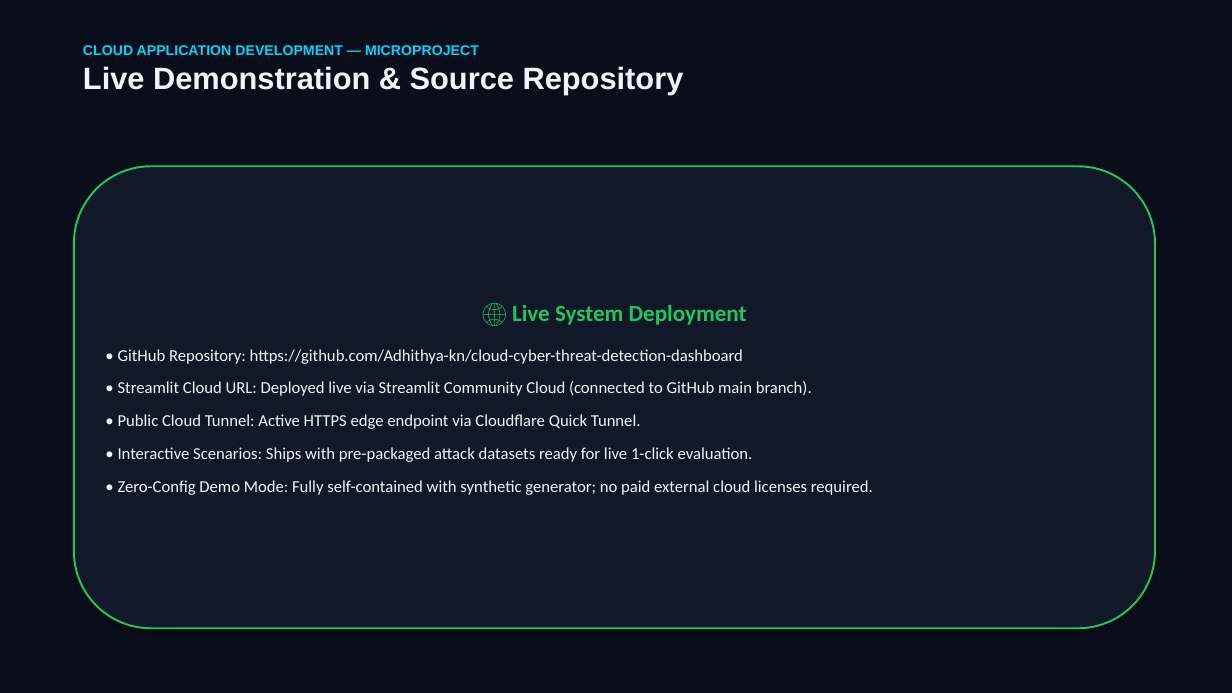
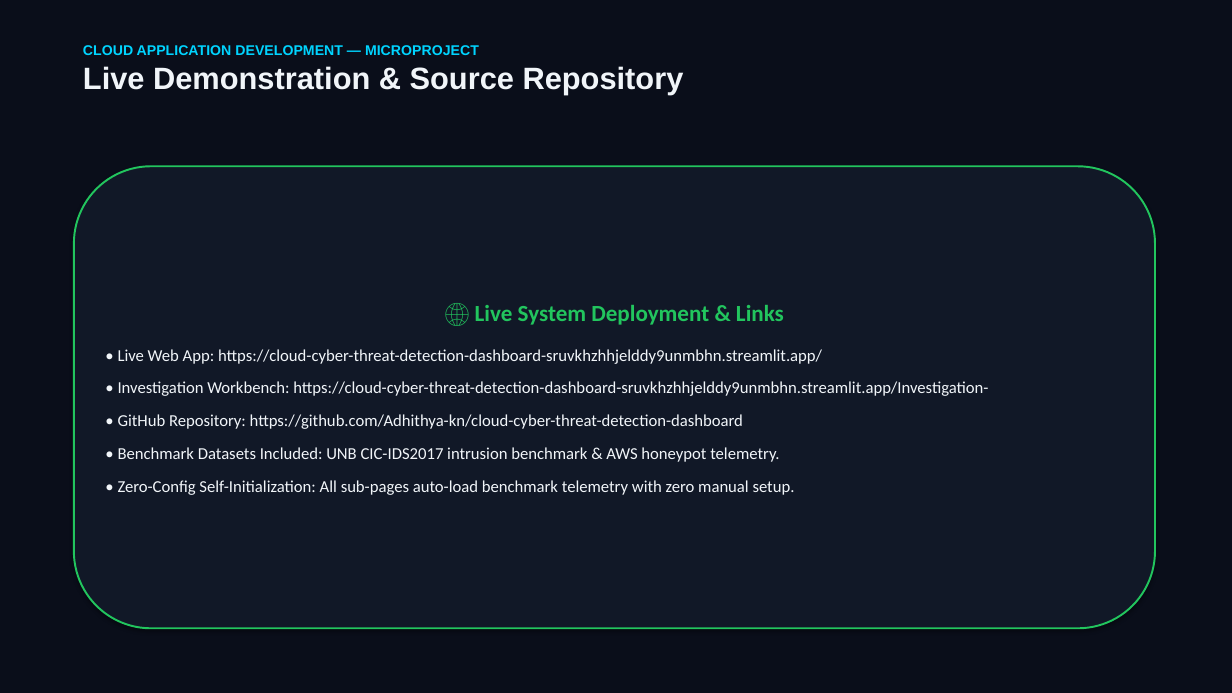
Before and after one commit to Adhithya-kn/cloud-cyber-threat-detection-dashboard, a slide deck: slide 9 of CYBERSHIELD_MICROPROJECT_PRESENTATION.pptx. Drawn at 1232x693 pixels with LibreOffice and Linux fonts; fonts in the diff are those of the drawing. Boxes give left, top, right and bottom in pixels: in the first picture for what was removed or moved away, otherwise in the second. Text is boxed around its words. In the diff, an @@ line names an element or a change of style, - is before the commit and + after.

Commit message:
docs & fix: persist status changes to disk, update README and presentation with live demo links

```diff
--- a/CYBERSHIELD_MICROPROJECT_PRESENTATION.pptx
+++ b/CYBERSHIELD_MICROPROJECT_PRESENTATION.pptx
@@ text in rounded rectangle at <box>118,305,988,396</box>: text changed; size 18 to 13 pt; text colour #22C55E to #F1F5F9; bold off @@
-🌐 Live System Deployment
+🌐 Live System Deployment & Links
+• Live Web App: https://cloud-cyber-threat-detection-dashboard-sruvkhzhhjelddy9unmbhn.streamlit.app/
+• Investigation Workbench: https://cloud-cyber-threat-detection-dashboard-sruvkhzhhjelddy9unmbhn.streamlit.app/Investigation-
@@ text in rounded rectangle at <box>118,447,795,495</box>: text changed @@
-• Streamlit Cloud URL: Deployed live via Streamlit Community Cloud (connected to GitHub main branch).
-• Public Cloud Tunnel: Active HTTPS edge endpoint via Cloudflare Quick Tunnel.
-• Interactive Scenarios: Ships with pre-packaged attack datasets ready for live 1-click evaluation.
-• Zero-Config Demo Mode: Fully self-contained with synthetic generator; no paid external cloud licenses required.
+• Benchmark Datasets Included: UNB CIC-IDS2017 intrusion benchmark & AWS honeypot telemetry.
+• Zero-Config Self-Initialization: All sub-pages auto-load benchmark telemetry with zero manual setup.
```
Also in this commit, not shown: 1 other slide changed, 5 other files.
